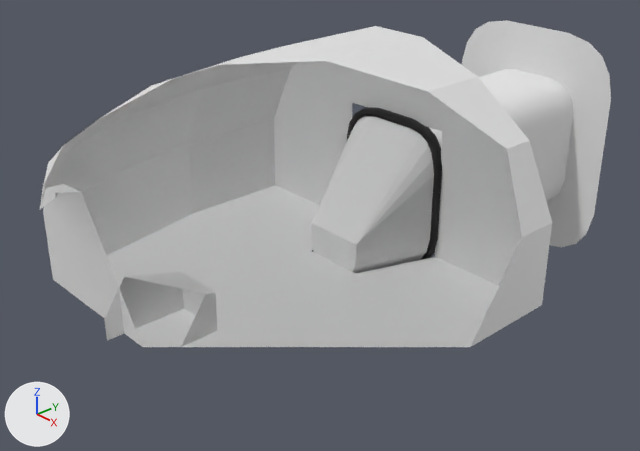
Two versions of the Blender file Models/NeistAir/18AN-24.blend, one commit apart.
Before and after are seen from a 50 mm lens placed at (2.477, -2.728, 1.746), pointed at (-0.013, -0.454, 0.136). Arrows for +X, +Y and +Z are at lower left; the lights stay in place. Everything nearer to the camera than a plane just in front of the edit is cut away.

Objects in the first picture: 'Hatch_Plane_Frame', 'cutout', 'flange', 'shellCollider', 'tube'.
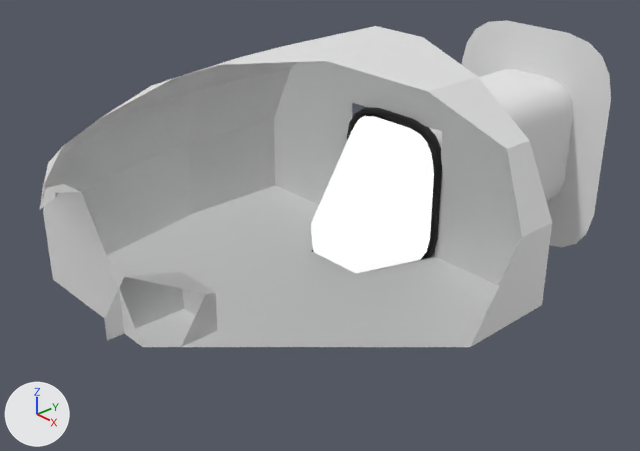
Pixel boxes (x1, y1, x2, y2) of what changed, in the pictures (640 x 451 px):
'cutout', recoloured (grey to white)
    both: (311, 115, 434, 273)

The change, as a list of edits to the scene's bpy script:
```text
Add mat_material:
    mat_material = bpy.data.materials.new('Material')
    # nodes: Emission, Group, LightPath, MixShader, OutputMaterial
    # colours: white #ffffff
Change me_cutout:
    where me_cutout.from_pydata(...)  # 32 vertices, 60 faces; spans x -0.266..0.266, y -0.355..0.013, z -0.327..0.327
    remove me_cutout.materials.append(mat_main_001)  # white #e7e7e7
    add me_cutout.materials.append(mat_material)
```
